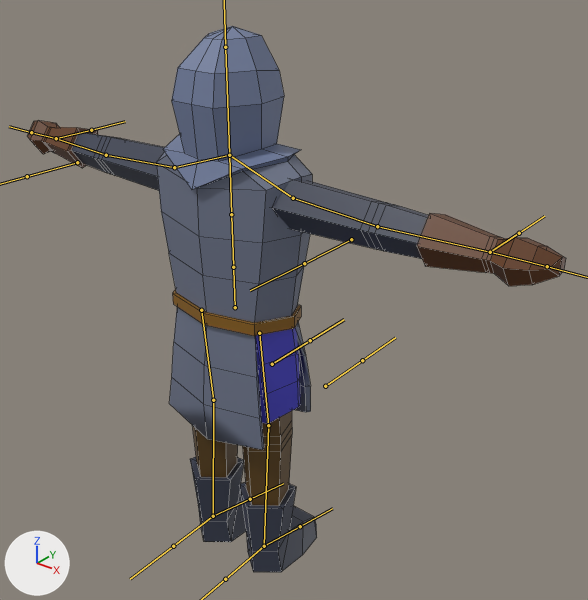
Two versions of the FBX model Assets/Models/swordsman.fbx, one commit apart.
Rendered twice from a 50 mm lens placed at (1.69, -1.8, 2.25), pointed at (0.06, 0.24, 0.99). Arrows for +X, +Y and +Z are at lower left; the lights stay in place. The bones that bend it are drawn over the model as lines. Mesh edges are drawn as thin lines.

The first picture shows 'Body'.
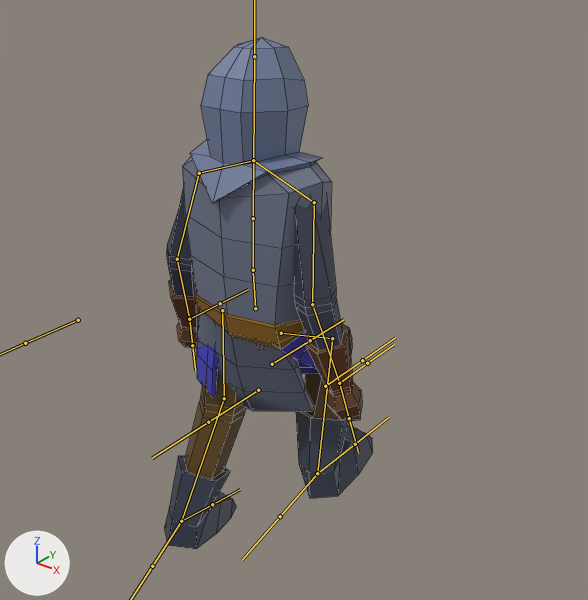
The newer file adds an action. The first version stands in its rest pose; the second is drawn at frame 14 of the action 'Armature|IdleV2.LtoR'.

Changed parts and their boxes [x1, y1, x2, y2] in the pictures (588 x 600 px):
'Body', posed (61% narrower, 6% shorter)
    before: [27, 26, 566, 572]
    after: [164, 37, 373, 549]
bone 'Root', root to tip
    before: (235, 307) to (233, 268)
    after: (255, 308) to (253, 271)
bone 'Spine1', root to tip
    before: (233, 267) to (231, 214)
    after: (253, 270) to (253, 218)
bone 'UpperArm.L', root to tip
    before: (174, 167) to (106, 155)
    after: (199, 173) to (177, 259)
bone 'LowerArm.L', root to tip
    before: (106, 155) to (56, 138)
    after: (177, 259) to (189, 318)
bone 'UpperArm.R', root to tip
    before: (293, 198) to (377, 226)
    after: (314, 202) to (312, 304)
bone 'LowerArm.R', root to tip
    before: (377, 226) to (490, 252)
    after: (312, 304) to (339, 383)
bone 'UpperLeg.L', root to tip
    before: (201, 310) to (213, 400)
    after: (222, 310) to (224, 398)
bone 'LowerLeg.L', root to tip
    before: (213, 400) to (213, 516)
    after: (224, 398) to (181, 521)
bone 'Foot.L', root to tip
    before: (213, 516) to (250, 499)
    after: (181, 521) to (212, 504)
bone 'UpperLeg.R', root to tip
    before: (259, 333) to (268, 425)
    after: (281, 333) to (332, 338)
bone 'LowerLeg.R', root to tip
    before: (268, 425) to (264, 546)
    after: (332, 338) to (317, 473)
bone 'Foot.R', root to tip
    before: (264, 546) to (300, 526)
    after: (317, 473) to (355, 444)

The change in detail:
Bone 'Root' (bone_root) moves from (0.0, 0.0, 0.0) to (0.0, -0.042, -0.104).
Bone 'Root' (bone_root) turns from (0, 0, 0) to (4, 1, -1) degrees about its own x, y and z.
Bone 'Spine1' (bone_spine1) turns from (0, 0, 0) to (-7, -2, 1) degrees about its own x, y and z.
Bone 'UpperArm.L' (bone_upperarm_l) turns from (0, 0, 0) to (12, 6, 80) degrees about its own x, y and z.
Bone 'LowerArm.L' (bone_lowerarm_l) turns from (0, 0, 0) to (-24, -1, -3) degrees about its own x, y and z.
Bone 'UpperArm.R' (bone_upperarm_r) turns from (0, 0, 0) to (10, -14, -80) degrees about its own x, y and z.
Bone 'LowerArm.R' (bone_lowerarm_r) turns from (0, 0, 0) to (-19, 0, 2) degrees about its own x, y and z.
Bone 'UpperLeg.L' (bone_upperleg_l) turns from (0, 0, 0) to (-8, 6, 2) degrees about its own x, y and z.
Bone 'LowerLeg.L' (bone_lowerleg_l) turns from (0, 0, 0) to (-17, 0, 0) degrees about its own x, y and z.
Bone 'Foot.L' (bone_foot_l) turns from (0, 0, 0) to (14, -3, 13) degrees about its own x, y and z.
Bone 'UpperLeg.R' (bone_upperleg_r) turns from (0, 0, 0) to (54, -8, -6) degrees about its own x, y and z.
Bone 'LowerLeg.R' (bone_lowerleg_r) turns from (0, 0, 0) to (-76, 0, 0) degrees about its own x, y and z.
Bone 'Foot.R' (bone_foot_r) turns from (0, 0, 0) to (36, 9, -10) degrees about its own x, y and z.
